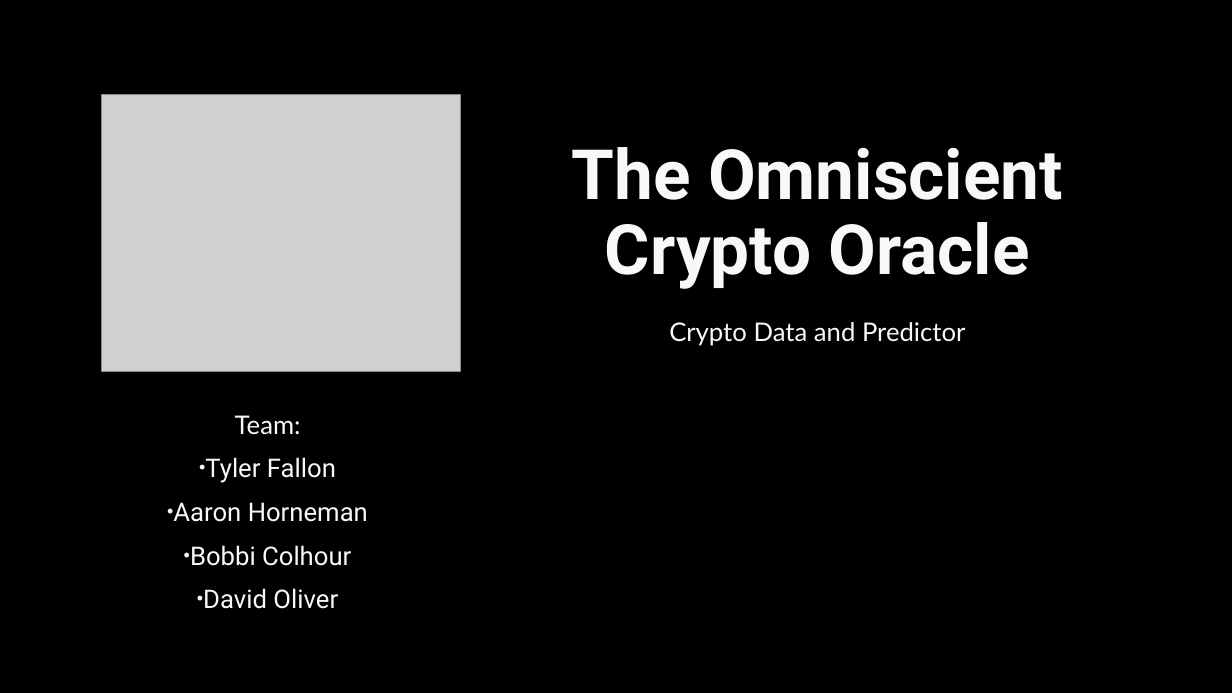
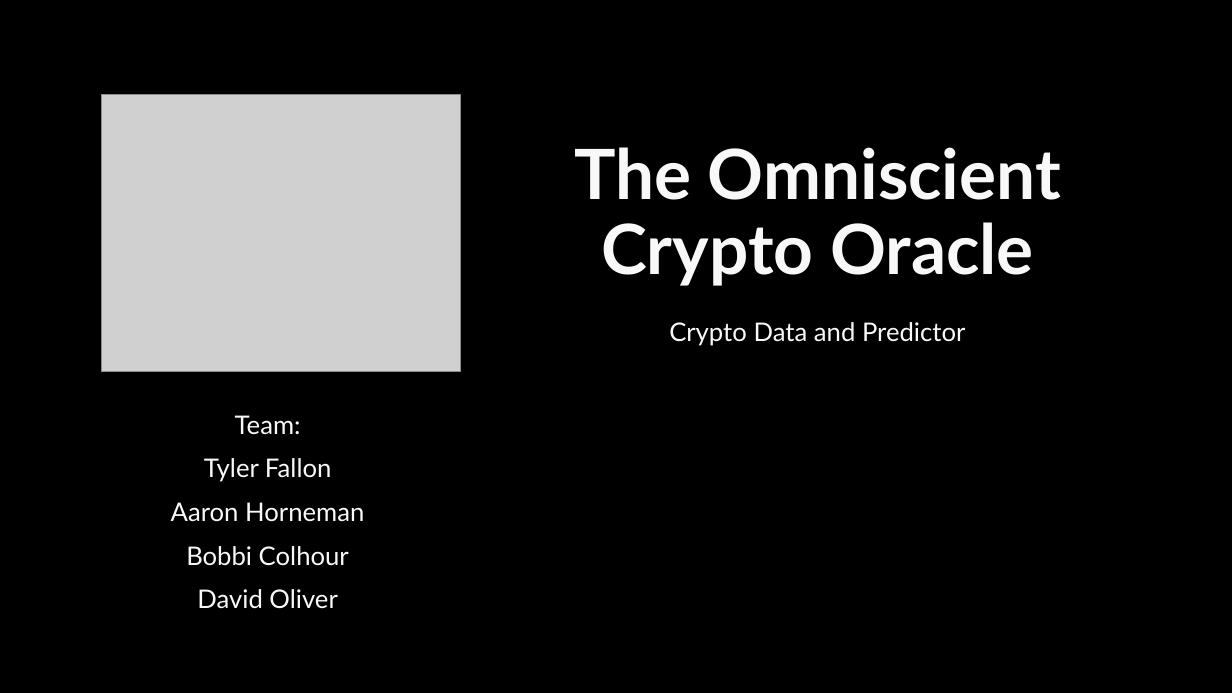
Before and after one commit to tylerfallon/The-Omniscient-Crypto-Oracle, a slide deck: slide 1 of The Omniscient Crypto Oracle.pptx. Drawn at 1232x693 pixels with LibreOffice and Linux fonts; fonts in the diff are those of the drawing; grey boxes stand for pictures; background and template pictures are left out. Boxes give left, top, right and bottom in pixels: in the first picture for what was removed or moved away, otherwise in the second. Text is boxed around its words. In the diff, an @@ line names an element or a change of style, - is before the commit and + after.

```diff
--- a/The Omniscient Crypto Oracle.pptx
+++ b/The Omniscient Crypto Oracle.pptx
@@ title "The Omniscient Crypto Oracle" at (574,147,1061,286): font Roboto to Lato @@
@@ text at (171,458,364,608): font Roboto to Lato; bullet • to none @@
```
Also in this commit, not shown: 3 other slides changed, 1 slide added, 4 other files.
